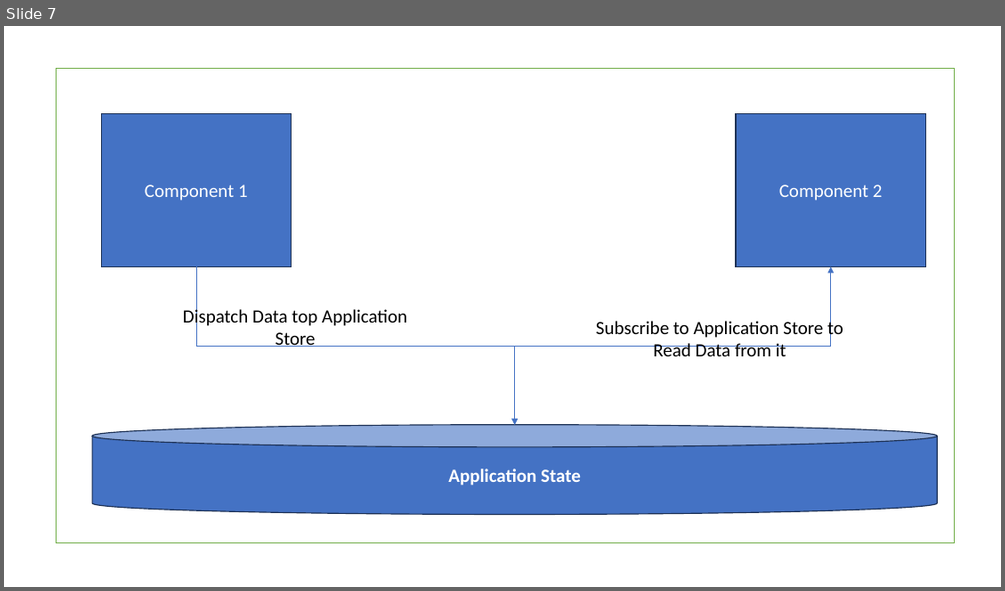
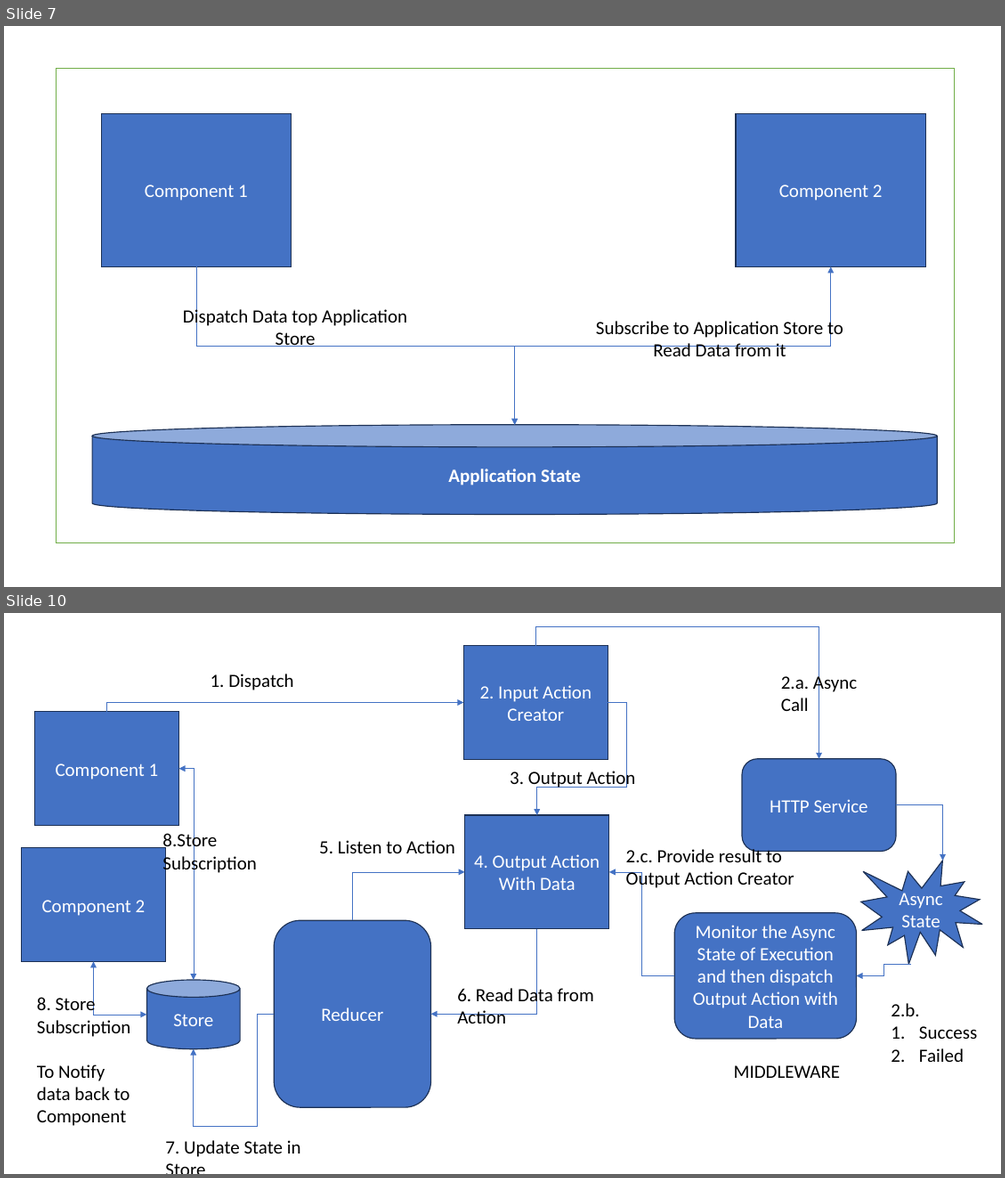
Before and after one commit to maheshsabnis/coreflexreactnative, a slide deck: Images.pptx. Shown one above the other, each under a label of ours: slide 7 before the commit, slides 7 and 10 after it; the slides between them are not shown. The pictures are 1005x591 and 1005x1178 pixels, drawn with LibreOffice and Linux fonts; fonts in the diff are those of the drawing. Boxes give left, top, right and bottom in pixels: in the first picture for what was removed or moved away, otherwise in the second. Text is boxed around its words. In the diff, an @@ line names an element or a change of style, - is before the commit and + after.

```diff
--- a/Images.pptx
+++ b/Images.pptx
@@ slide 10 added at (4, 613, 1001, 1174), background #FFFFFF @@
@@ elbow arrow added from (535, 646) to (819, 759), #4472C4 0.5 pt @@
@@ rectangle added at (464, 646, 608, 760), fill #4472C4, outline #1E3256 1 pt, 18 pt, text #FFFFFF @@
+2. Input Action Creator
@@ text added at (210, 674, 293, 690), 18 pt, text #000000 @@
+1. Dispatch
@@ text added at (781, 673, 857, 711), 18 pt, text #000000 @@
+2.a. Async Call
@@ rectangle added at (34, 712, 179, 826), fill #4472C4, outline #1E3256 1 pt, 18 pt, text #FFFFFF @@
+Component 1
@@ elbow arrow added from (107, 712) to (464, 703), #4472C4 0.5 pt @@
@@ elbow arrow added from (608, 703) to (537, 815), #4472C4 0.5 pt @@
@@ elbow double arrow added from (179, 769) to (194, 981), #4472C4 0.5 pt @@
@@ text added at (510, 768, 636, 789), 18 pt, text #000000 @@
+3. Output Action
@@ rounded rectangle added at (742, 759, 896, 852), fill #4472C4, outline #1E3256 1 pt, 18 pt, text #FFFFFF @@
+HTTP Service
@@ rectangle added at (465, 815, 609, 929), fill #4472C4, outline #1E3256 1 pt, 18 pt, text #FFFFFF @@
+4. Output Action With Data
@@ elbow arrow added from (896, 805) to (942, 860), #4472C4 0.5 pt @@
@@ rectangle added at (21, 848, 165, 962), fill #4472C4, outline #1E3256 1 pt, 18 pt, text #FFFFFF @@
+Component 2
@@ text added at (162, 831, 256, 875), 18 pt, text #000000 @@
+8.Store
+Subscription
@@ text added at (319, 840, 455, 853), 18 pt, text #000000 @@
+5. Listen to Action
@@ text added at (626, 847, 794, 891), 18 pt, text #000000 @@
+2.c. Provide result to Output Action Creator
@@ elbow arrow added from (353, 920) to (465, 872), #4472C4 0.5 pt @@
@@ elbow arrow added from (675, 976) to (609, 872), #4472C4 0.5 pt @@
@@ irregular seal added at (861, 860, 982, 965), fill #4472C4, outline #1E3256 1 pt, 18 pt, text #FFFFFF @@
+Async State
@@ rounded rectangle added at (274, 920, 431, 1107), fill #4472C4, outline #1E3256 1 pt, 18 pt, text #FFFFFF @@
+Reducer
@@ elbow arrow added from (537, 929) to (431, 1013), #4472C4 0.5 pt @@
@@ rounded rectangle added at (675, 913, 857, 1038), fill #4472C4, outline #1E3256 1 pt, 18 pt, text #FFFFFF @@
+Monitor the Async State of Execution and then dispatch Output Action with Data
@@ elbow double arrow added from (94, 962) to (146, 1014), #4472C4 0.5 pt @@
@@ cylinder added at (146, 981, 241, 1050), fill #4472C4, outline #1E3256 1 pt, 18 pt, text #FFFFFF @@
+Store
@@ text added at (457, 986, 594, 1023), 18 pt, text #000000 @@
+6. Read Data from Action
@@ elbow arrow added from (911, 965) to (857, 976), #4472C4 0.5 pt @@
@@ text added at (37, 995, 130, 1126), 18 pt, text #000000 @@
+8. Store
+Subscription
+To Notify data back to Component
@@ text added at (890, 1003, 977, 1062), 18 pt, text #000000 @@
+2.b.
+1. Success
+2. Failed
@@ elbow arrow added from (274, 1013) to (194, 1049), #4472C4 0.5 pt @@
@@ text added at (734, 1065, 841, 1078), 18 pt, text #000000 @@
+MIDDLEWARE
@@ text added at (165, 1140, 301, 1157), 18 pt, text #000000 @@
+7. Update State in Store
```
Also in this commit, not shown: 3 other slides added, 8 other files.
